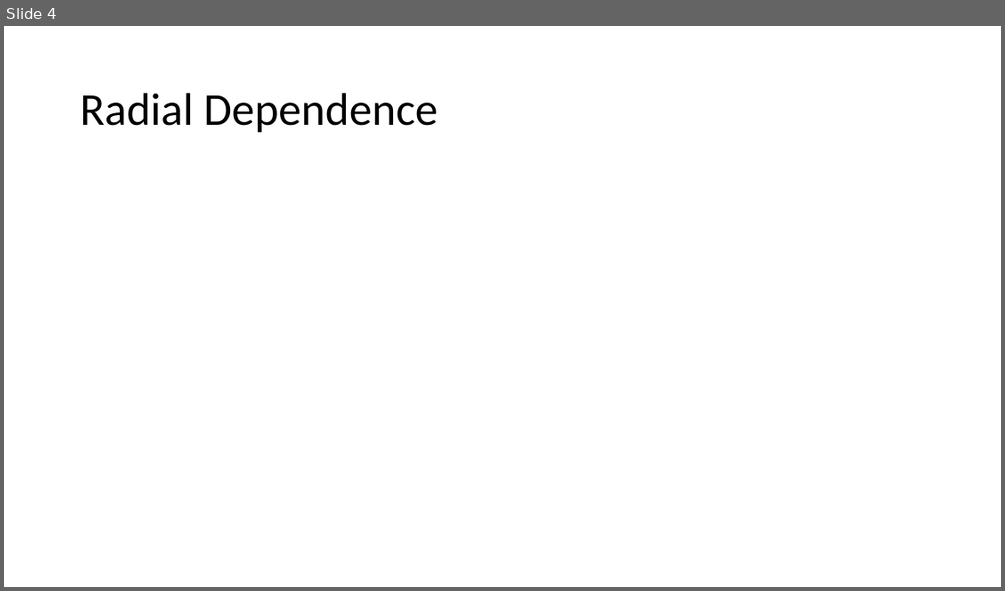
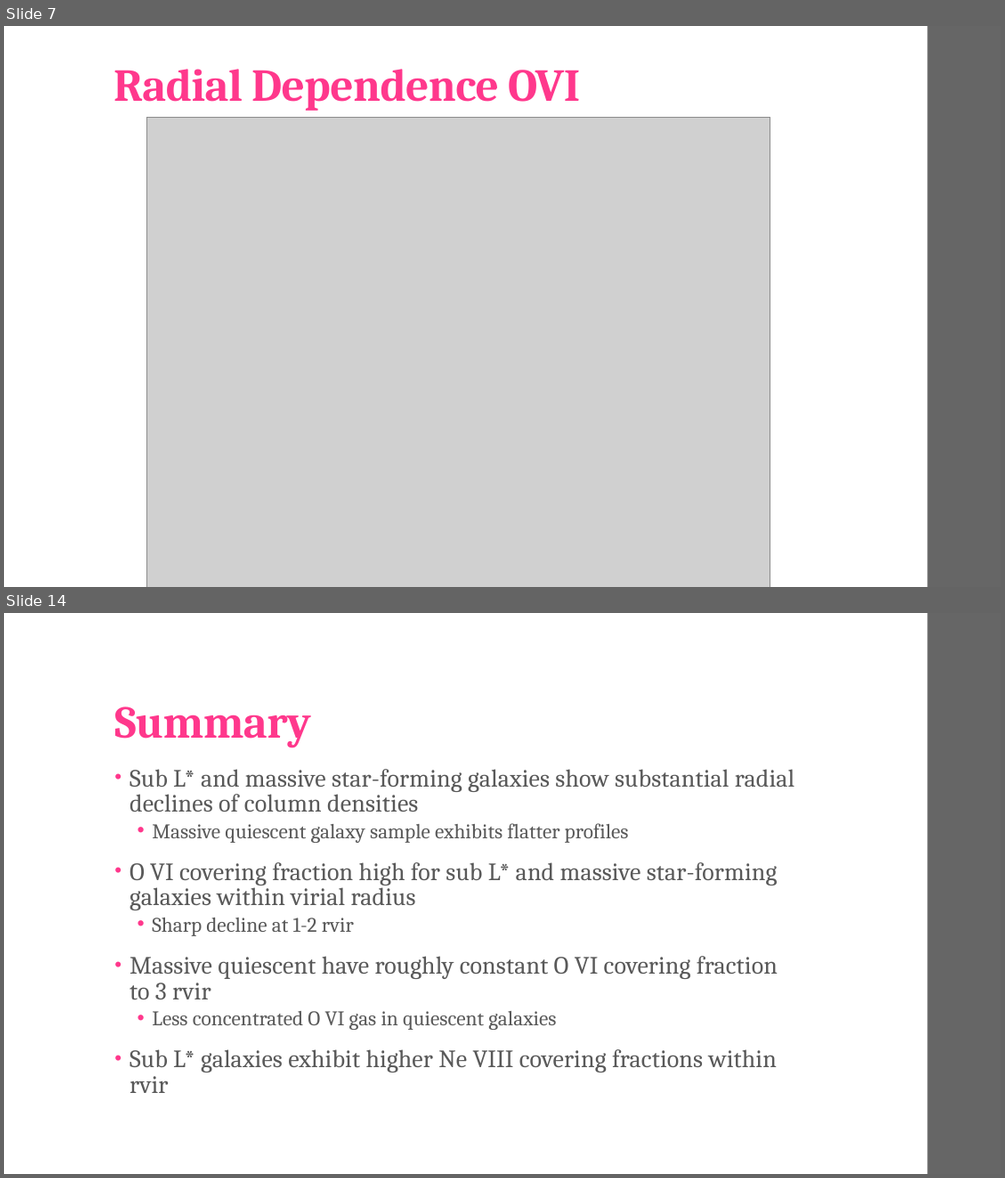
Before and after one commit to brockparker/Research, a slide deck: CGM/CGM_Group_20240329.pptx. Shown one above the other, each under a label of ours: slide 4 before the commit, slides 7 and 14 after it; the slides between them are not shown. The pictures are 1005x591 and 1005x1178 pixels, drawn with LibreOffice and Linux fonts; fonts in the diff are those of the drawing; grey boxes stand for pictures. Boxes give left, top, right and bottom in pixels: in the first picture for what was removed or moved away, otherwise in the second. Text is boxed around its words. In the diff, an @@ line names an element or a change of style, - is before the commit and + after.

```diff
--- a/CGM/CGM_Group_20240329.pptx
+++ b/CGM/CGM_Group_20240329.pptx
@@ slide 14 added at (x1=4, y1=613, x2=1001, y2=1174), background #FFFFFF; not listed: 1 template element that a slide beside it also shows @@
@@ title added at (x1=114, y1=706, x2=311, y2=747), 44 pt, text #FF388C, bold @@
+Summary
@@ text added at (x1=129, y1=769, x2=794, y2=1093), 24 pt, text #595959 @@
+• Sub L* and massive star-forming galaxies show substantial radial declines of column densities
+  • Massive quiescent galaxy sample exhibits flatter profiles
+• O VI covering fraction high for sub L* and massive star-forming galaxies within virial radius
+  • Sharp decline at 1-2 rvir
+• Massive quiescent have roughly constant O VI covering fraction to 3 rvir
+  • Less concentrated O VI gas in quiescent galaxies
+• Sub L* galaxies exhibit higher Ne VIII covering fractions within rvir
@@ what was slide 4 is now slide 7 @@
@@ slide 7 changed as well @@
@@ title "Radial Dependence OVI" at (x1=113, y1=69, x2=580, y2=111): vertical alignment middle to bottom @@
@@ rectangle added at (x1=928, y1=26, x2=1001, y2=587), fill #666666 @@
@@ title at (x1=113, y1=69, x2=580, y2=111): text changed; font Calibri to Cambria; text colour #000000 to #FF388C; bold on @@
-Radial Dependence
+Radial Dependence OVI
@@ picture added at (x1=146, y1=118, x2=770, y2=587) @@
```
Also in this commit, not shown: 1 other slide changed, 12 other slides added, 4 slides removed.
